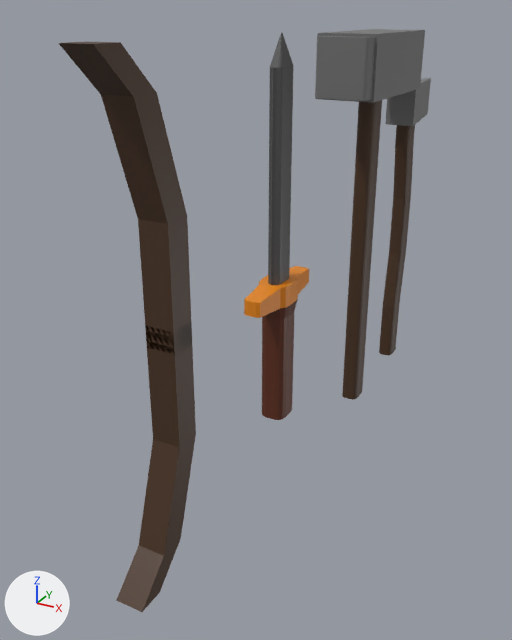
The Blender file Модели для игры - Models for the game/Оружие - Weapons/Weapons.blend, before and after one commit.
Before and after are seen from a 50 mm lens placed at (2.35, -4.54, 3.57), pointed at (-0.25, 0.19, 1.21). Arrows for +X, +Y and +Z are at lower left; the lights stay in place.

Objects in the first picture: 'Axe', 'Bow', 'Hammer', 'Sword'.
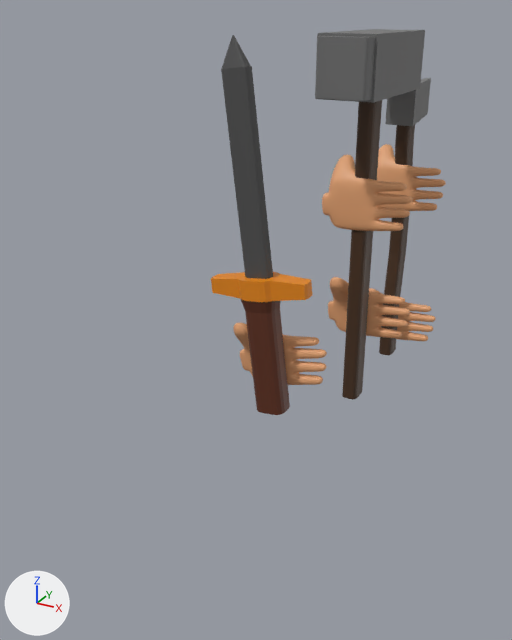
Edits to the bpy script that builds the scene:
```text
Add mat_material_007:
    mat_material_007 = principled_material('Material.007')
    mat_material_007.base_color = (0.8, 0.384, 0.179)  # beige #e7a775
Add me_cube_009:
    me_cube_009.from_pydata(...)  # 658 vertices, 656 faces; spans x -1.77..0.96, y -3.89..0.93, z -1.19..2.35
    me_cube_009.materials.append(mat_material_007)  # beige #e7a775
Change ob_sword:
    ob_sword.location: (0.0, 0.113, 0.0) -> (0.0, 0.15, 0.0)
    ob_sword.rotation_euler: (0.0, 0.0, 0.0) -> (-0.119, -0.00445, 1.57)  # degrees (0, 0, 0) -> degrees (-6.8, -0.3, 90)
Remove ob_bow:
    ob_bow = bpy.data.objects.new('Bow', me_cube_003)
    ob_bow.location = (0.0, -1.352, 1.829)
    ob_bow.rotation_euler = (3.142, 0.0, 3.142)  # degrees (180, 0, 180)
    ob_bow.scale = (0.103, 0.0948, 0.802)
Add ob_cube_005:
    ob_cube_005 = bpy.data.objects.new('Cube.005', me_cube_009)
    ob_cube_005.location = (0.118, 2.373, 1.899)
    ob_cube_005.rotation_euler = (0.0, -1.658, 0.0)  # degrees (0, -95, 0)
    ob_cube_005.scale = (-0.236, -0.0556, -0.236)
    _m = ob_cube_005.modifiers.new('Subdivision', 'SUBSURF')
    _m.levels = 0
Add ob_cube_004:
    ob_cube_004 = bpy.data.objects.new('Cube.004', me_cube_009.copy())
    ob_cube_004.location = (0.118, 2.572, 0.38)
    ob_cube_004.rotation_euler = (0.0, 1.484, 0.0)  # degrees (0, 85, 0)
    ob_cube_004.scale = (0.236, 0.0556, 0.236)
    _m = ob_cube_004.modifiers.new('Subdivision', 'SUBSURF')
    _m.levels = 0
Add ob_cube_003:
    ob_cube_003 = bpy.data.objects.new('Cube.003', me_cube_009.copy())
    ob_cube_003.location = (0.118, 1.292, 1.971)
    ob_cube_003.rotation_euler = (0.0, -1.658, 0.0)  # degrees (0, -95, 0)
    ob_cube_003.scale = (-0.236, -0.0556, -0.236)
    _m = ob_cube_003.modifiers.new('Subdivision', 'SUBSURF')
    _m.levels = 0
Add ob_cube_002:
    ob_cube_002 = bpy.data.objects.new('Cube.002', me_cube_009.copy())
    ob_cube_002.location = (0.118, 1.54, 0.843)
    ob_cube_002.rotation_euler = (0.0, 1.484, 0.0)  # degrees (0, 85, 0)
    ob_cube_002.scale = (0.236, 0.0556, 0.236)
    _m = ob_cube_002.modifiers.new('Subdivision', 'SUBSURF')
    _m.levels = 0
Add ob_cube_001:
    ob_cube_001 = bpy.data.objects.new('Cube.001', me_cube_009.copy())
    ob_cube_001.location = (-0.17, 0.295, 0.806)
    ob_cube_001.rotation_euler = (0.0, 1.347, 0.0)  # degrees (0, 77, 0)
    ob_cube_001.scale = (0.236, 0.0556, 0.236)
    _m = ob_cube_001.modifiers.new('Subdivision', 'SUBSURF')
    _m.levels = 0
```

Location of each change, (x1, y1, x2, y2) in pixels of the pictures (512 x 640 px):
'Bow', deleted: before (59, 41, 196, 612)
'Sword', moved, turned: before (244, 32, 309, 420); after (211, 35, 312, 415)
'Cube.003', added: after (322, 155, 413, 231)
'Cube.002', added: after (328, 277, 410, 338)
'Cube.005', added: after (377, 144, 446, 211)
'Cube.001', added: after (233, 323, 327, 385)
'Cube.004', added: after (369, 288, 436, 341)
